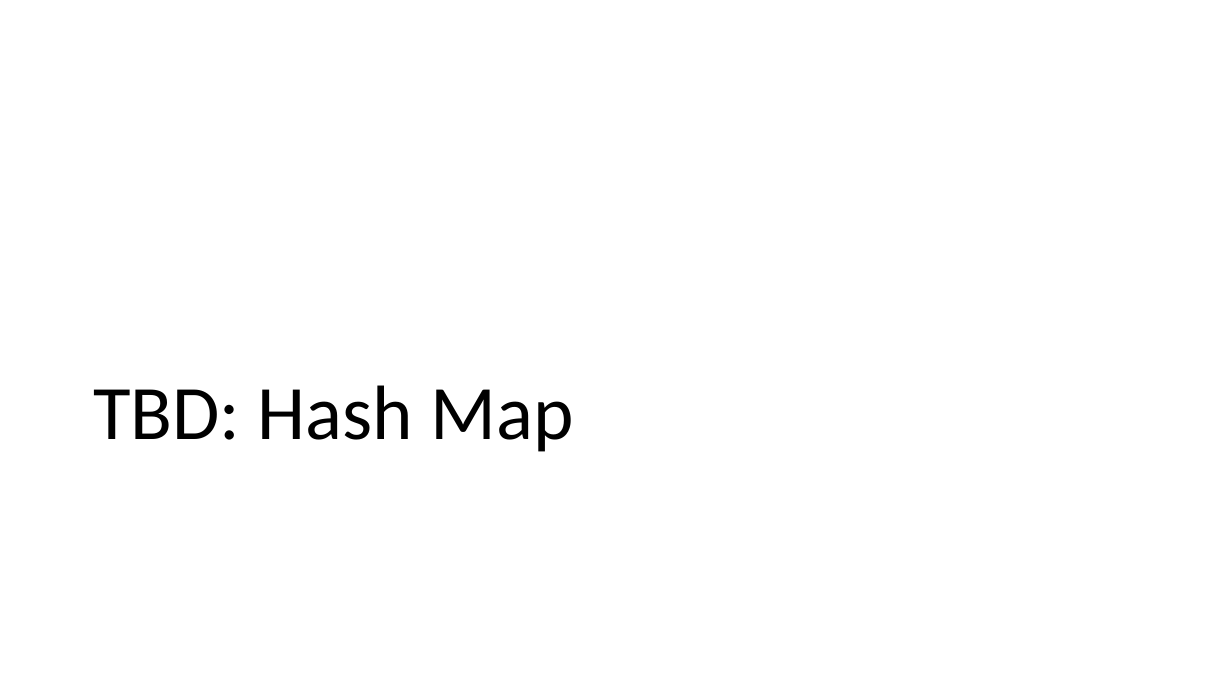
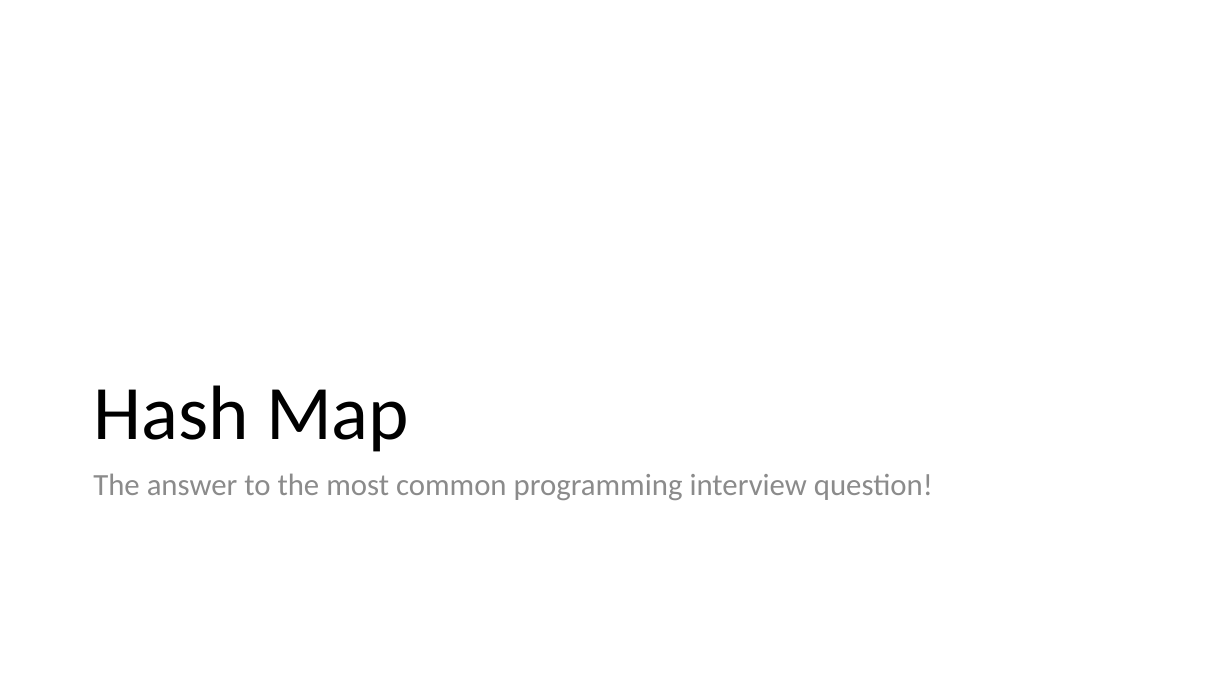
Before and after one commit to csev/cc4e, a slide deck: slide 5 of lectures/CC-05-Trees-Hash.pptx. Drawn at 1232x693 pixels with LibreOffice and Linux fonts; fonts in the diff are those of the drawing. Boxes give left, top, right and bottom in pixels: in the first picture for what was removed or moved away, otherwise in the second. Text is boxed around its words. In the diff, an @@ line names an element or a change of style, - is before the commit and + after.

```diff
--- a/lectures/CC-05-Trees-Hash.pptx
+++ b/lectures/CC-05-Trees-Hash.pptx
@@ title at [93, 385, 409, 452]: text changed @@
-TBD: Hash Map
+Hash Map
@@ text added at [93, 473, 933, 500], 24 pt, text #8C8C8C @@
+The answer to the most common programming interview question!
```
Also in this commit, not shown: 1 other slide changed, 9 slides added, 3 other files.
